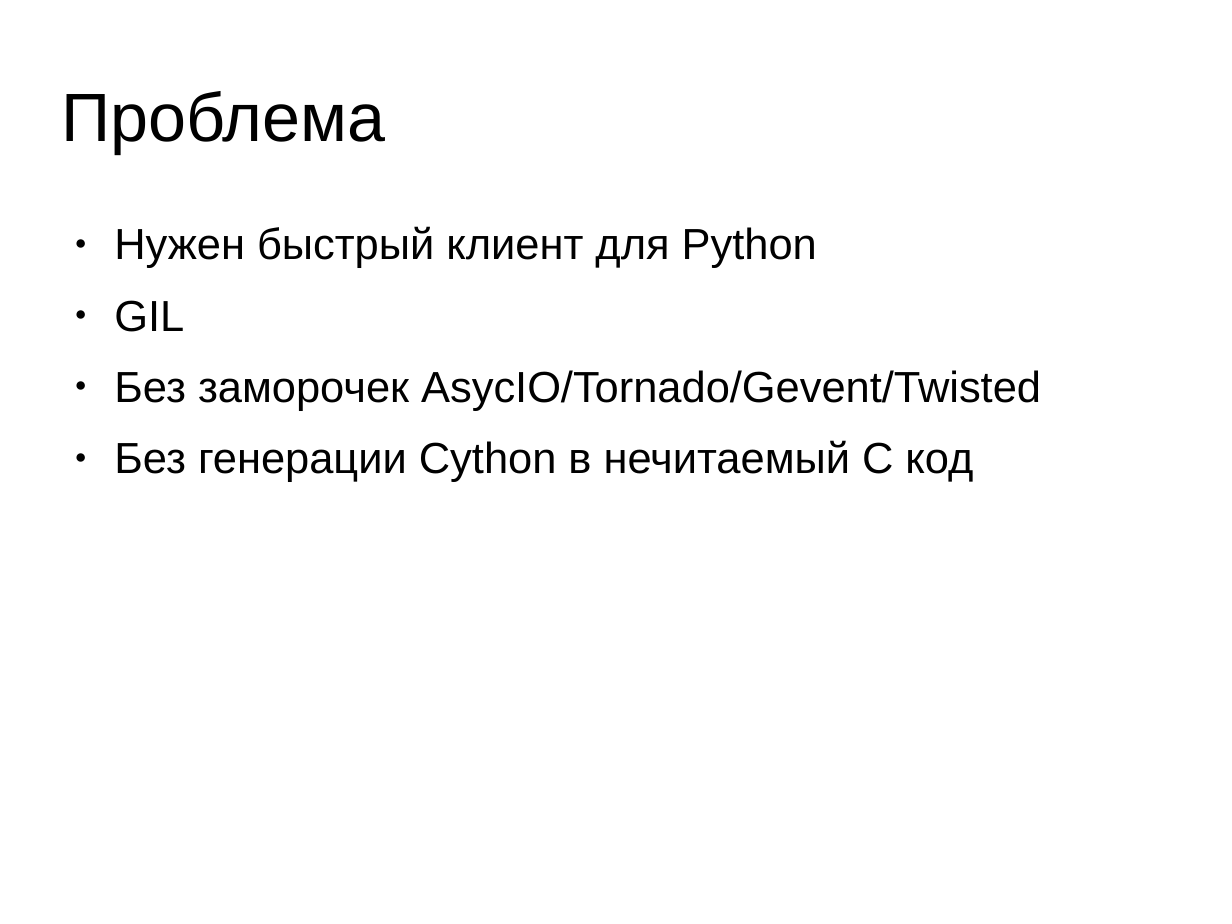
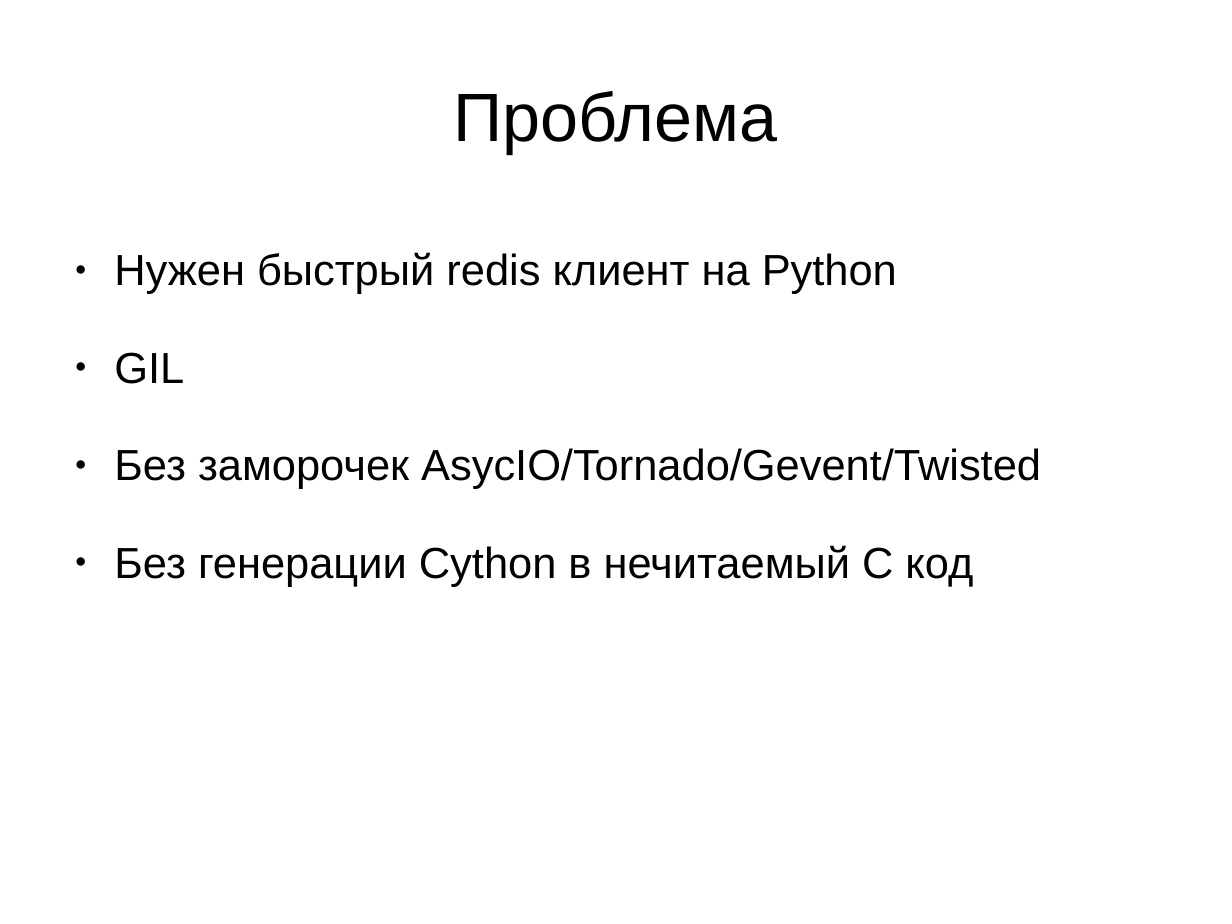
Before and after one commit to deslum/gopipe, a slide deck: slide 3 of presentation.odp. Drawn at 1232x924 pixels with LibreOffice and Linux fonts; fonts in the diff are those of the drawing. Boxes give left, top, right and bottom in pixels: in the first picture for what was removed or moved away, otherwise in the second. Text is boxed around its words. In the diff, an @@ line names an element or a change of style, - is before the commit and + after.

Commit message:
Presentation

```diff
--- a/presentation.odp
+++ b/presentation.odp
@@ title "Проблема" at <box>454,91,778,153</box>: alignment left to centre @@
@@ text at <box>114,252,897,294</box>: text changed @@
-● Нужен быстрый клиент для Python
+● Нужен быстрый redis клиент на Python
@@ text at <box>114,352,1041,587</box>: line spacing 1 to 1.5 @@
```
Also in this commit, not shown: 7 other slides changed, 12 slides added, 9 slides removed, 9 other files.
